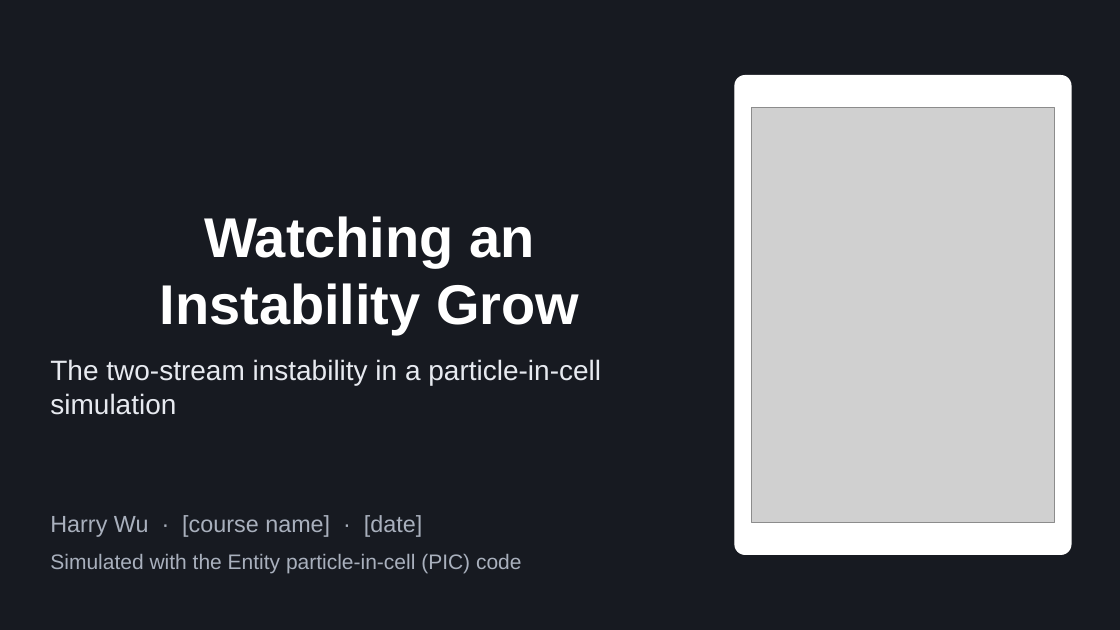
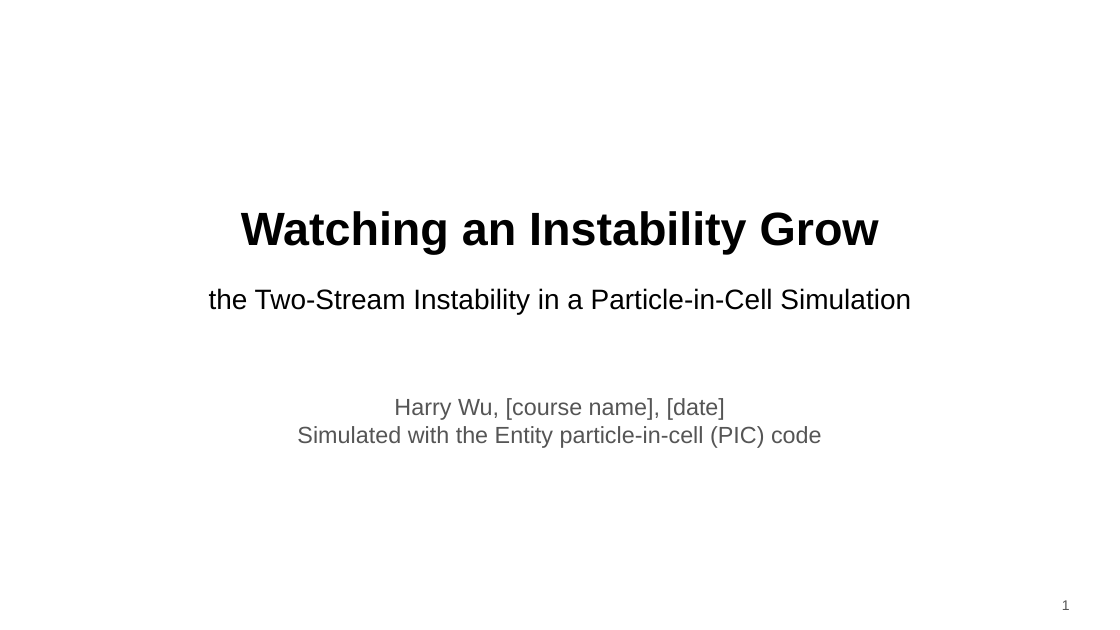
Before and after one commit to harry-wu-28/plasma, a slide deck: slide 1 of twostream/results/talk/twostream_talk.pptx. Drawn at 1120x630 pixels with LibreOffice and Linux fonts; fonts in the diff are those of the drawing; grey boxes stand for pictures. Boxes give left, top, right and bottom in pixels: in the first picture for what was removed or moved away, otherwise in the second. Text is boxed around its words. In the diff, an @@ line names an element or a change of style, - is before the commit and + after.

```diff
--- a/twostream/results/talk/twostream_talk.pptx
+++ b/twostream/results/talk/twostream_talk.pptx
@@ background #171A21 to #FFFFFF @@
@@ rounded rectangle removed at <box>735,76,1071,555</box> @@
@@ picture removed at <box>752,108,1054,522</box> @@
@@ text "Watching an Instability Grow" at <box>241,211,879,254</box>: vertical alignment bottom to middle @@
@@ text at <box>241,211,879,254</box>: text changed; size 48 to 40 pt; text colour #FFFFFF to #000000 @@
-Watching an
-Instability Grow
+Watching an Instability Grow
@@ text "the Two-Stream Instability in a ..." at <box>209,288,911,314</box>: vertical alignment top to middle @@
@@ text at <box>209,288,911,314</box>: text changed; text colour #E7EAF0 to #000000 @@
-The two-stream instability in a particle-in-cell simulation
+the Two-Stream Instability in a Particle-in-Cell Simulation
@@ text at <box>297,398,822,448</box>: text changed; text colour #A9B0BD to #555555 @@
-Harry Wu · [course name] · [date]
+Harry Wu, [course name], [date]
+Simulated with the Entity particle-in-cell (PIC) code
@@ text removed at <box>50,554,522,573</box> @@
-Simulated with the Entity particle-in-cell (PIC) code
@@ page number added at <box>1062,600,1070,610</box>, 12 pt, text #555555 @@
+1
```
Also in this commit, not shown: 17 other slides changed, 16 other files.
